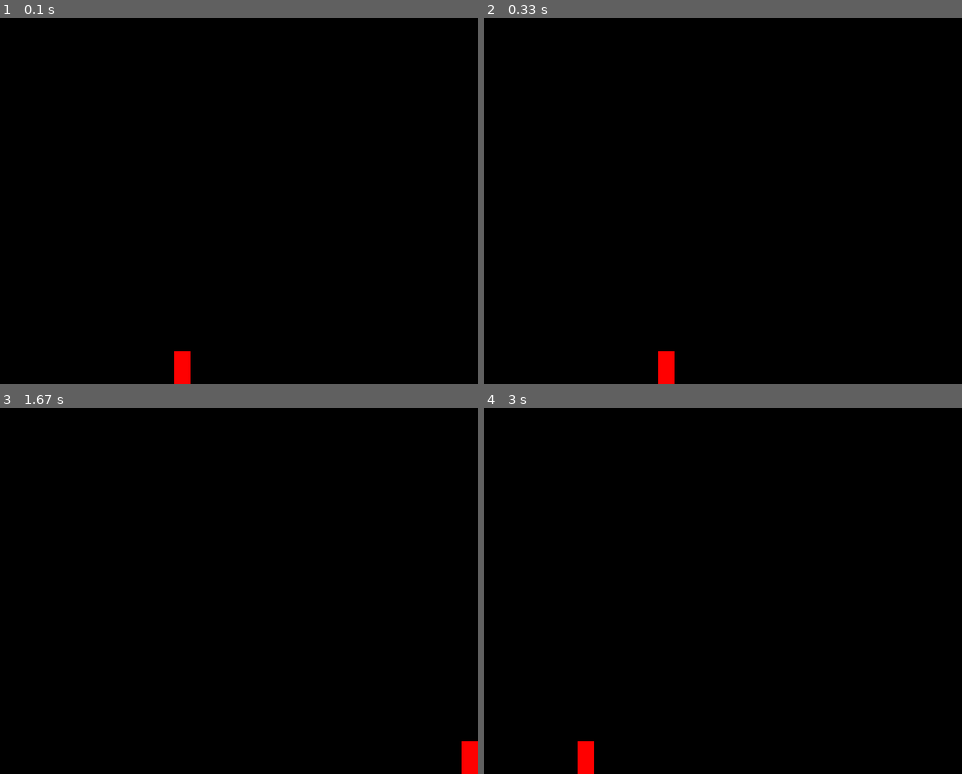
Above: before the commit, frames 1-4 (two rows, left to right).
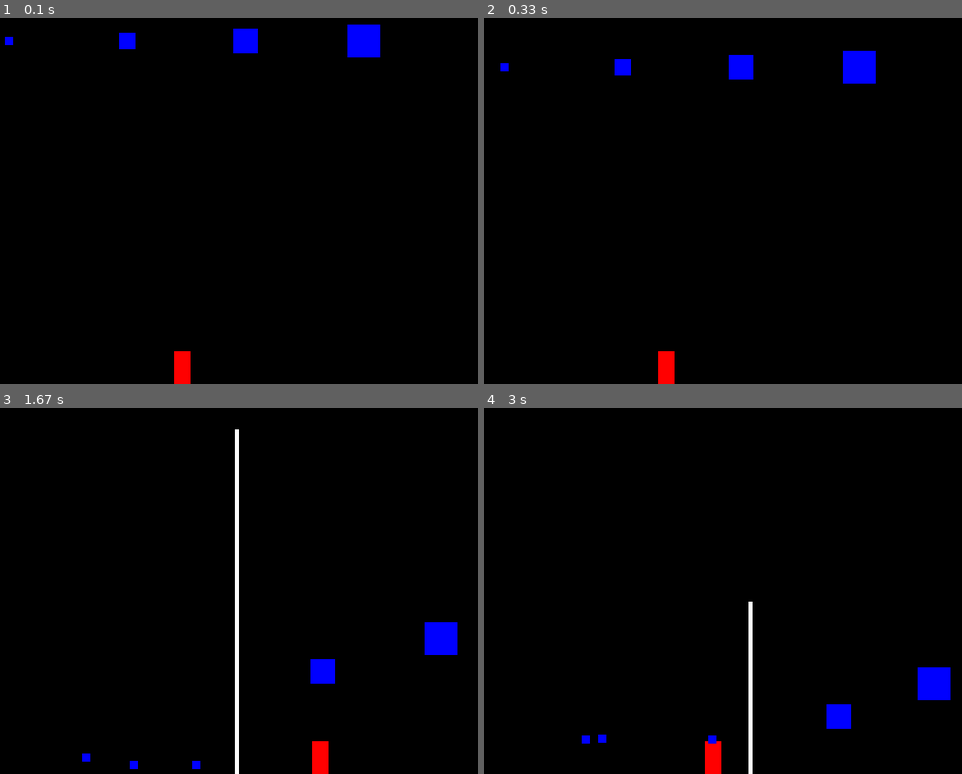
Above: after the commit, the same moments.

Repository: ratchek/bubble-trouble-pygame
Game: pygame game, started from src/game.py
The game is run twice, just before and just after one commit, with the same random seed, the same clock (stepped at 60 frames per second) and the same inputs.
Inputs:
- Up to frame 1 (0.1 s): no input
- Up to frame 2 (0.33 s): no input
- Up to frame 3 (1.67 s): tap Space at 0.33, 0.73, 1.03, 1.23, 1.53 s; hold Right 0.67-1.13 s; hold Right 1.17-1.63 s
- Up to frame 4 (3 s): hold Left 1.67-2.2 s; tap Space at 1.73, 2.03, 2.3, 2.6 s; hold Left 2.23-2.63 s

The runs differ from the first frame. In frame 1, 1.2% of the frame differs, in the area x 1-80%, y 1-11%; in frame 2, 1.2%; in frame 3, 2.5%, in the area x 17-100%, y 5-100%; in frame 4, 2.1%.

Commit message:
Create bubbles and harpoons

Diff:
--- a/src/bubble.py
+++ b/src/bubble.py
@@ -0,0 +1,25 @@
+import pygame
+import settings
+
+class Bubble (pygame.sprite.Sprite):
+    # level 0 bubbles are the smallest.
+    def __init__(self, x, y, level, color, speed_x, speed_y):
+        super().__init__()
+        self.level = level
+        self.image = pygame.Surface((settings.BUBBLE_SIZES[level], settings.BUBBLE_SIZES[level]))
+        self.color = color
+        self.image.fill(color)
+        self.rect = self.image.get_rect()
+        self.rect.center = (x,y)
+        self.speed_x = speed_x
+        self.speed_y = speed_y
+        self.gravity = settings.BUBBLE_GRAVITY
+    def update(self):
+        self.rect.x += self.speed_x
+        self.rect.y += self.speed_y
+        if self.rect.bottom >= settings.HEIGHT:
+            self.speed_y *= -1
+        elif self.speed_y <= settings.BUBBLE_MAX_SPEEDS[self.level]:
+            self.speed_y += self.gravity
+        if self.rect.left <= 0 or self.rect.right >= settings.WIDTH:
+            self.speed_x *= -1
--- a/src/game.py
+++ b/src/game.py
@@ -1,8 +1,8 @@
 # Pygame template - skeleton for a new pygame project
 import pygame
-import random
 import settings
 from player import Player
+from bubble import Bubble
 
 # initialize pygame and create window
 pygame.init()
@@ -11,9 +11,23 @@
 pygame.display.set_caption(settings.TITLE)
 clock = pygame.time.Clock()
 all_sprites = pygame.sprite.Group()
-
+harpoons = pygame.sprite.Group()
+bubbles = pygame.sprite.Group()
 player = Player()
 all_sprites.add(player)
+
+bubble0 = Bubble(settings.WIDTH/5, 60, 0, settings.BLUE, settings.BUBBLE_HORIZONTAL_SPEED, 0)
+all_sprites.add(bubble0)
+bubbles.add(bubble0)
+bubble1 = Bubble(2*settings.WIDTH/5, 60, 1, settings.BLUE, settings.BUBBLE_HORIZONTAL_SPEED, 0)
+all_sprites.add(bubble1)
+bubbles.add(bubble1)
+bubble2 = Bubble(3*settings.WIDTH/5, 60, 2, settings.BLUE, settings.BUBBLE_HORIZONTAL_SPEED, 0)
+all_sprites.add(bubble2)
+bubbles.add(bubble2)
+bubble3 = Bubble(4*settings.WIDTH/5, 60, 3, settings.BLUE, settings.BUBBLE_HORIZONTAL_SPEED, 0)
+all_sprites.add(bubble3)
+bubbles.add(bubble3)
 
 # Game loop
 running = True
@@ -25,8 +39,13 @@
         # check for closing window
         if event.type == pygame.QUIT:
             running = False
-        if event.type == pygame.KEYDOWN and event.key == pygame.K_ESCAPE:
-            running = False
+        elif event.type == pygame.KEYDOWN:
+            if event.key == pygame.K_ESCAPE:
+                running = False
+            if event.key == pygame.K_SPACE and len(harpoons) < player.max_harpoons:
+                harpoon = player.shoot()
+                harpoons.add(harpoon)
+                all_sprites.add(harpoon)
     # Update
     all_sprites.update()
     # Draw / render
@@ -35,4 +54,26 @@
     # *after* drawing everything, flip the display
     pygame.display.flip()
 
+    # Check if player got hit
+    hits = pygame.sprite.spritecollide(player, bubbles, False)
+    if hits:
+        #running = False
+        while running:
+            # Pause screen after hit
+            for event in pygame.event.get():
+                # check for closing window
+                if event.type == pygame.QUIT:
+                    running = False
+                elif event.type == pygame.KEYDOWN:
+                    if event.key == pygame.K_ESCAPE:
+                        running = False
+    hits = pygame.sprite.groupcollide(bubbles, harpoons, True, True)
+    if hits:
+        for bubble in hits:
+            if bubble.level > 0:
+                bubble_one = Bubble(bubble.rect.x, bubble.rect.y, bubble.level - 1, bubble.color, bubble.speed_x, bubble.speed_y + settings.BUBBLE_HARPOON_SPEED_BOOST)
+                bubble_two = Bubble(bubble.rect.x, bubble.rect.y, bubble.level - 1, bubble.color, bubble.speed_x * -1, bubble.speed_y + settings.BUBBLE_HARPOON_SPEED_BOOST)
+                all_sprites.add(bubble_one, bubble_two)
+                bubbles.add(bubble_one, bubble_two)
+
 pygame.quit()
--- a/src/harpoon.py
+++ b/src/harpoon.py
@@ -0,0 +1,25 @@
+import pygame
+import settings
+
+class Harpoon(pygame.sprite.Sprite):
+    def __init__(self, x, y):
+        pygame.sprite.Sprite.__init__(self)
+        self.x = x
+        self.start_y = y + settings.PLAYER_HEIGHT
+        self.end_y = y
+
+        self.image = pygame.Surface((settings.HARPOON_WIDTH, self.start_y - self.end_y))
+        self.image.fill(settings.WHITE)
+        self.rect = self.image.get_rect()
+        self.rect.midtop = (self.x, self.end_y)
+        self.speed = settings.HARPOON_SPEED
+
+    def update(self):
+        self.end_y = self.end_y - self.speed
+        self.image = pygame.Surface((settings.HARPOON_WIDTH, self.start_y - self.end_y))
+        self.image.fill(settings.WHITE)
+        self.rect = self.image.get_rect()
+        self.rect.midtop = (self.x, self.end_y)
+        # kill if it moves off the top of the screen
+        if self.end_y < 0:
+            self.kill()
--- a/src/player.py
+++ b/src/player.py
@@ -1,5 +1,7 @@
 import settings
 import pygame
+from harpoon import Harpoon
+
 class Player(pygame.sprite.Sprite):
     def __init__(self):
         super().__init__()
@@ -8,6 +10,11 @@
         self.rect = self.image.get_rect()
         self.rect.midbottom =  (settings.WIDTH/2, settings.HEIGHT)
         self.speedx = 0
+        self.max_harpoons = 1
+    def shoot(self):
+        harpoon = Harpoon(self.rect.centerx, self.rect.top)
+        return harpoon
+
     def update(self):
         self.speedx = 0
         keystate = pygame.key.get_pressed()
--- a/src/settings.py
+++ b/src/settings.py
@@ -5,8 +5,19 @@
 
 PLAYER_WIDTH = 20
 PLAYER_HEIGHT = 40
-PLAYER_SPEED = 8
+PLAYER_SPEED = 3
 
+HARPOON_WIDTH = 5
+HARPOON_SPEED = 10
+
+BUBBLE_SIZES = [10, 20, 30, 40]
+BUBBLE_MAX_SPEEDS = [5, 6, 7, 8, 10,]
+BUBBLE_GRAVITY = 0.2
+BUBBLE_HORIZONTAL_SPEED = 1
+# When a bubble gets hit by a harpoon, it's "children"
+# are "pushed" up by it a little. As if the harpoon
+# had mass. This is a quick workaround.
+BUBBLE_HARPOON_SPEED_BOOST = -4
 
 # define colors. Used for development
 WHITE = (255, 255, 255)
